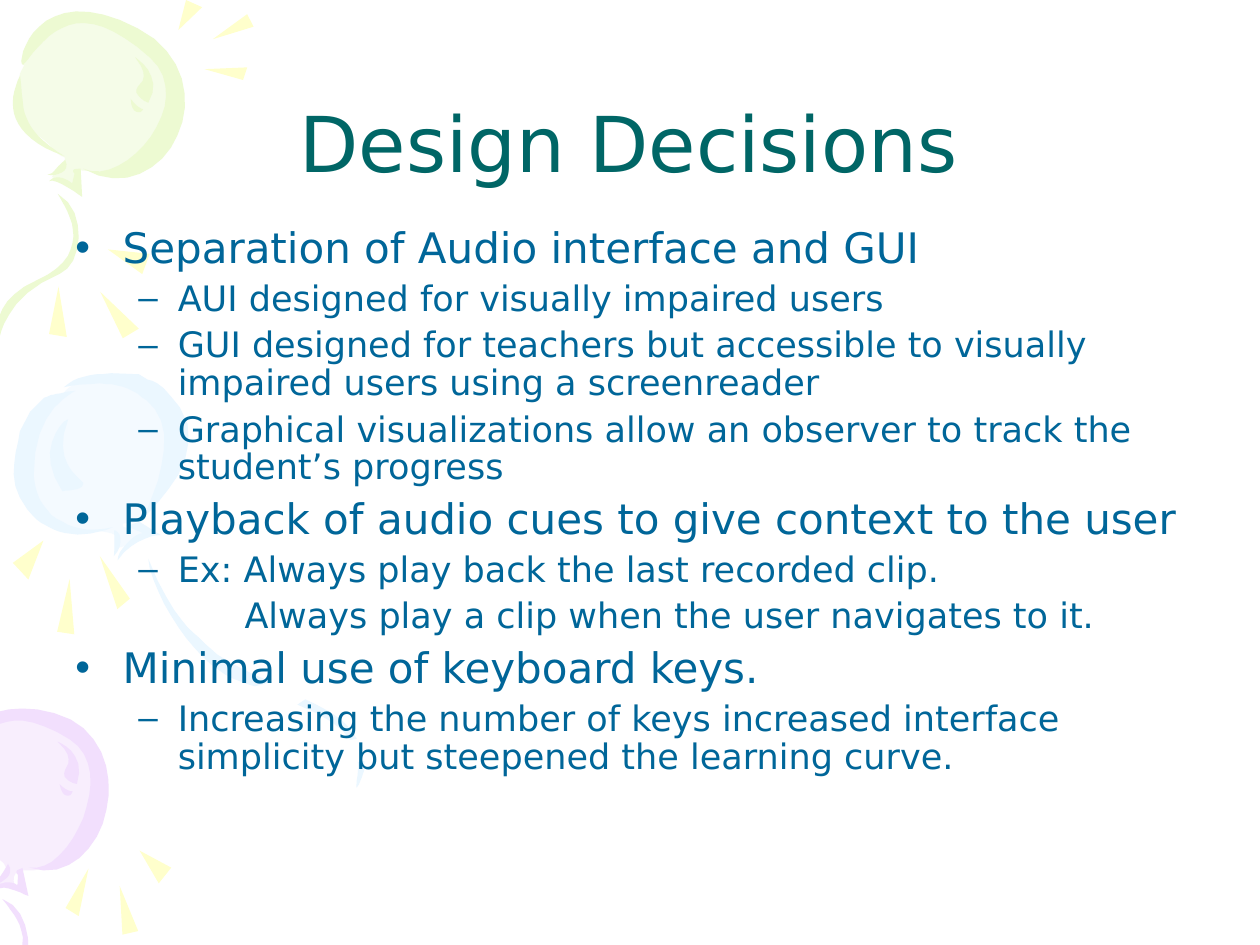
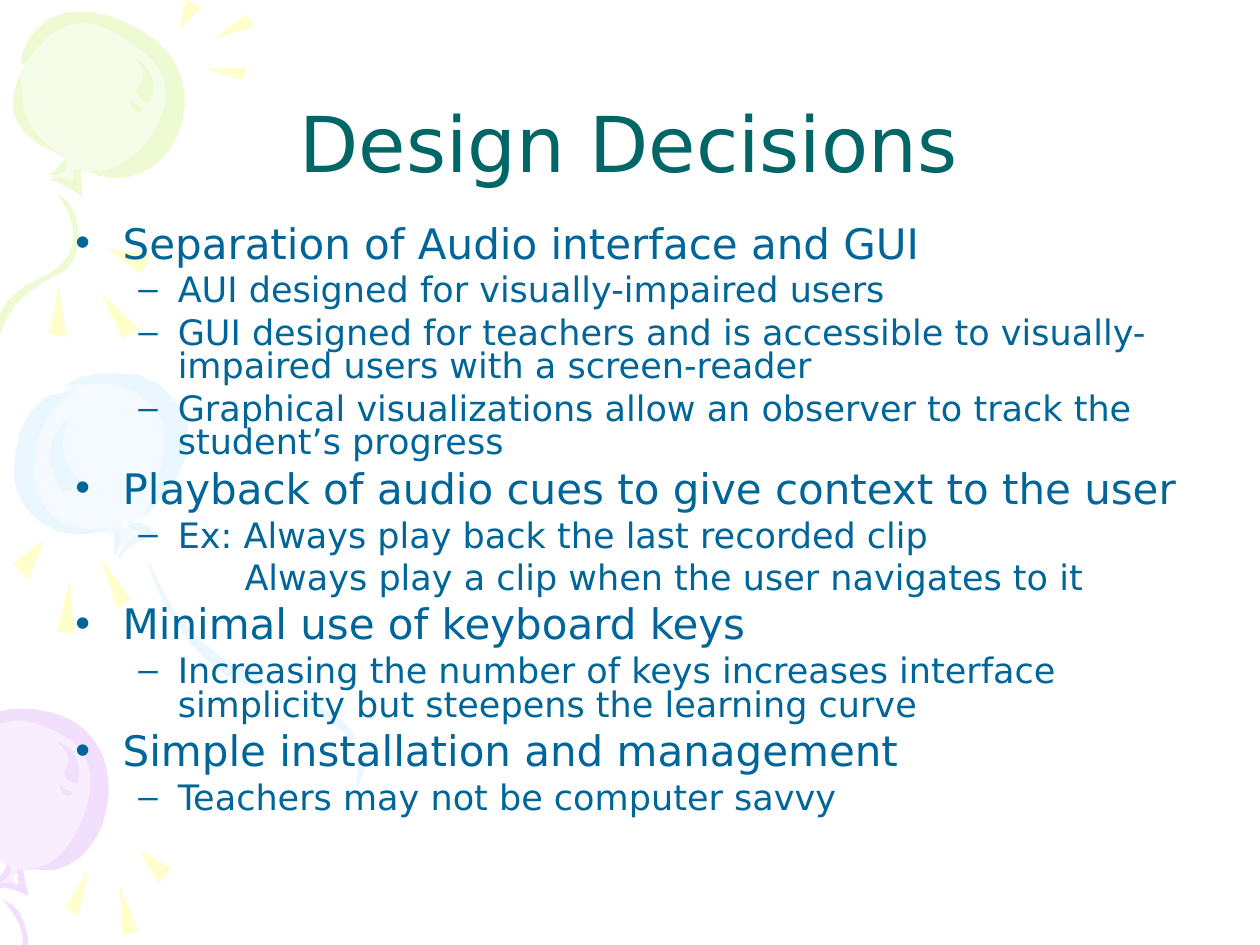
Before and after one commit to gbishop/samisays, a slide deck: slide 8 of SamiSays-midtermPres.ppt. Drawn at 1260x945 pixels with LibreOffice and Linux fonts; fonts in the diff are those of the drawing. Boxes give left, top, right and bottom in pixels: in the first picture for what was removed or moved away, otherwise in the second. Text is boxed around its words. In the diff, an @@ line names an element or a change of style, - is before the commit and + after.

```diff
--- a/SamiSays-midtermPres.ppt
+++ b/SamiSays-midtermPres.ppt
@@ text at [123,227,1176,513]: line spacing 0.9 to 0.8 @@
@@ text at [178,275,1146,386]: text changed @@
-  – AUI designed for visually impaired users
-  – GUI designed for teachers but accessible to visually impaired users using a screenreader
+  – AUI designed for visually-impaired users
+  – GUI designed for teachers and is accessible to visually-impaired users with a screen-reader
@@ text at [123,521,1082,818]: text changed @@
-  – Ex: Always play back the last recorded clip.
-  Always play a clip when the user navigates to it.
-• Minimal use of keyboard keys.
-  – Increasing the number of keys increased interface simplicity but steepened the learning curve.
+  – Ex: Always play back the last recorded clip
+  Always play a clip when the user navigates to it
+• Minimal use of keyboard keys
+  – Increasing the number of keys increases interface simplicity but steepens the learning curve
+• Simple installation and management
+  – Teachers may not be computer savvy
```
Also in this commit, not shown: 1 other slide changed, 1 slide added.
